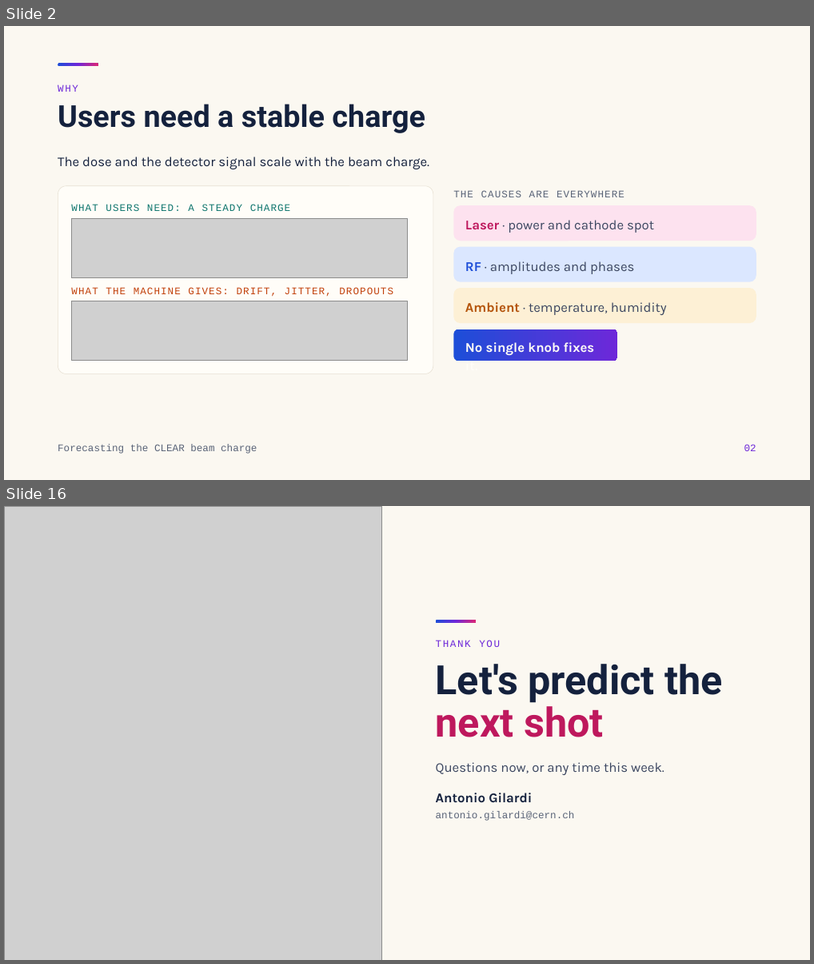
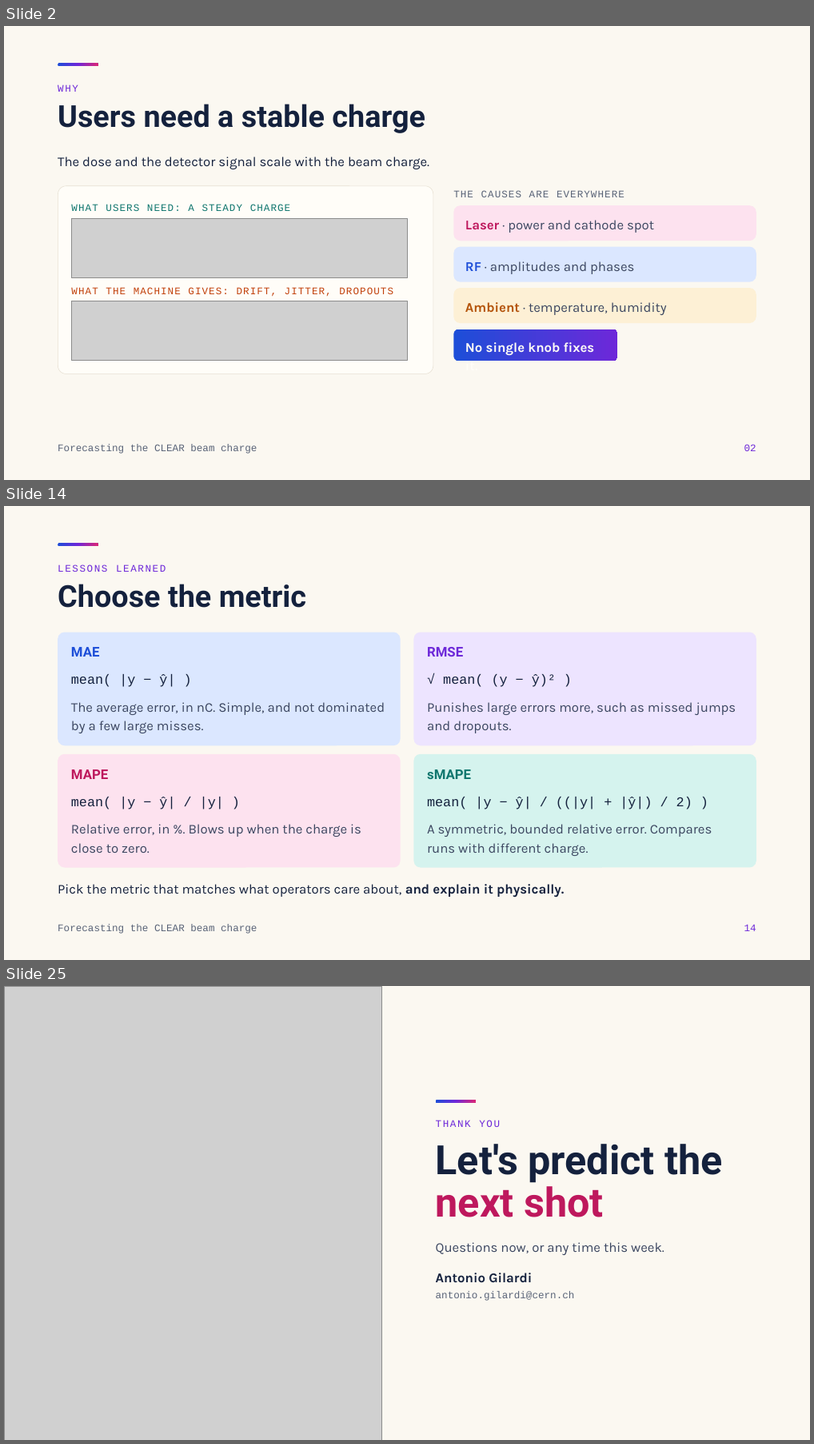
Before and after one commit to Alex-Hill94/artifact-hackathon-2026_plasma_pirates, a slide deck: challenges/optimisation/forecasting/Forecasting.pptx. Shown one above the other, each under a label of ours: slides 2 and 16 before the commit, slides 2, 14 and 25 after it; the slides between them are not shown. The pictures are 814x964 and 814x1444 pixels, drawn with LibreOffice and Linux fonts; fonts in the diff are those of the drawing; grey boxes stand for pictures. Boxes give left, top, right and bottom in pixels: in the first picture for what was removed or moved away, otherwise in the second. Text is boxed around its words. In the diff, an @@ line names an element or a change of style, - is before the commit and + after.

```diff
--- a/challenges/optimisation/forecasting/Forecasting.pptx
+++ b/challenges/optimisation/forecasting/Forecasting.pptx
@@ slide 14 added at (4,506,810,960), background #FBF8F1 @@
@@ rounded rectangle added at (58,543,98,547), fill gradient #1D4ED8 to #6D28D9 to #DB2777 @@
@@ text added at (58,564,166,572), 12 pt, text #6D28D9 @@
+LESSONS LEARNED
@@ text added at (58,584,306,608), 36 pt, text #14213D, bold @@
+Choose the metric
@@ rounded rectangle added at (58,632,401,745), fill #DBE7FF @@
@@ text added at (71,647,99,656), 16 pt, text #1D4ED8, bold @@
+MAE
@@ rounded rectangle added at (414,632,757,745), fill #EDE4FF @@
@@ text added at (427,647,463,656), 16 pt, text #6D28D9, bold @@
+RMSE
@@ text added at (71,674,175,687), 16 pt, text #14213D @@
+mean( |y − ŷ| )
@@ text added at (443,674,556,687), 16 pt, text #14213D @@
+√ mean( (y − ŷ)² )
@@ text added at (71,702,385,733), 16 pt, text #3B4660 @@
+The average error, in nC. Simple, and not dominated by a few large misses.
@@ text added at (427,702,737,733), 16 pt, text #3B4660 @@
+Punishes large errors more, such as missed jumps and dropouts.
@@ rounded rectangle added at (58,754,401,868), fill #FDE2EF @@
@@ text added at (71,769,108,779), 16 pt, text #BE185D, bold @@
+MAPE
@@ rounded rectangle added at (414,754,757,868), fill #D5F3EE @@
@@ text added at (427,769,471,779), 16 pt, text #0F766E, bold @@
+sMAPE
@@ text added at (71,796,224,809), 16 pt, text #14213D @@
+mean( |y − ŷ| / |y| )
@@ text added at (427,796,693,809), 16 pt, text #14213D @@
+mean( |y − ŷ| / ((|y| + |ŷ|) / 2) )
@@ text added at (71,824,362,852), 16 pt, text #3B4660 @@
+Relative error, in %. Blows up when the charge is close to zero.
@@ text added at (427,824,713,856), 16 pt, text #3B4660 @@
+A symmetric, bounded relative error. Compares runs with different charge.
@@ text added at (58,884,564,897), 16 pt, text #14213D @@
+Pick the metric that matches what operators care about, and explain it physically.
@@ text added at (58,924,257,933), 12 pt, text #5A6478 @@
+Forecasting the CLEAR beam charge
@@ text added at (745,924,757,931), 12 pt, text #6D28D9 @@
+14
@@ what was slide 16 is now slide 25 @@
```
Also in this commit, not shown: 13 slides changed, 8 other slides added.
